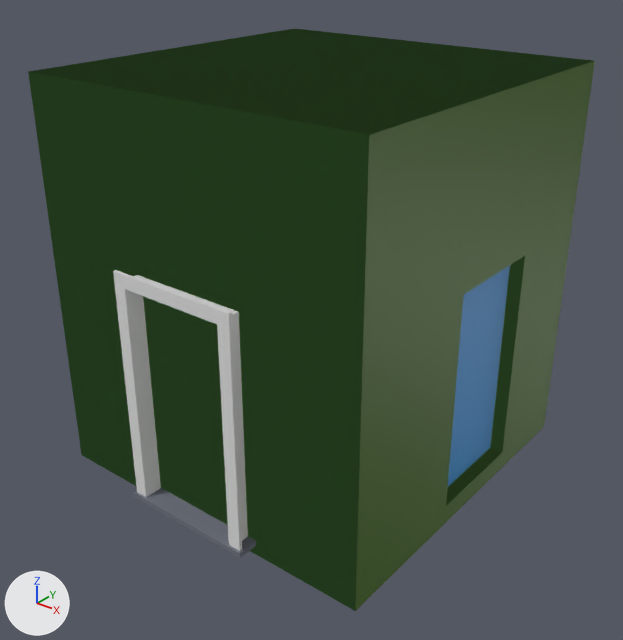
One commit to the Blender file In_Progess/CUBETOTESTBOXVOL.blend: the scene before it, then after it.
Rendered twice from a camera (50 mm lens) standing at (4.49, -5.74, 4.87) and looking at (0.1, -0.24, 1.46). Arrows for +X, +Y and +Z are at lower left; the lights stay in place. Objects named as collision shapes, trigger or cutter boxes, shadow casters or lower levels of detail are left out.

The first picture shows 'BOXVOL_01', 'Door', 'UTM_Cube'.
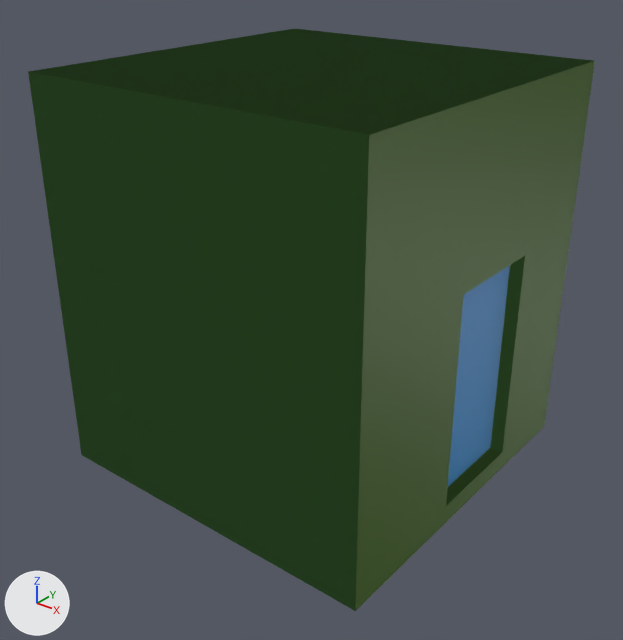
Where the change shows, as pixel boxes (x1, y1, x2, y2) in the pictures (623 x 640 px):
'Door', deleted: before (113, 270, 256, 558)
    faces in mat_pvc_white (white #e7e7e7): (113, 270, 248, 551)
    faces in mat_granite_grey (grey #707480): (134, 488, 256, 558)

What changed in the scene script:
```text
Remove ob_door:
    ob_door = bpy.data.objects.new('Door', me_door)
    ob_door.location = (0.0, -1.7, 0.15)
    ob_door.show_transparent = True
Change ob_door_panel:
    remove ob_door_panel.parent = ob_door
Change ob_hole:
    remove ob_hole.parent = ob_door
```
